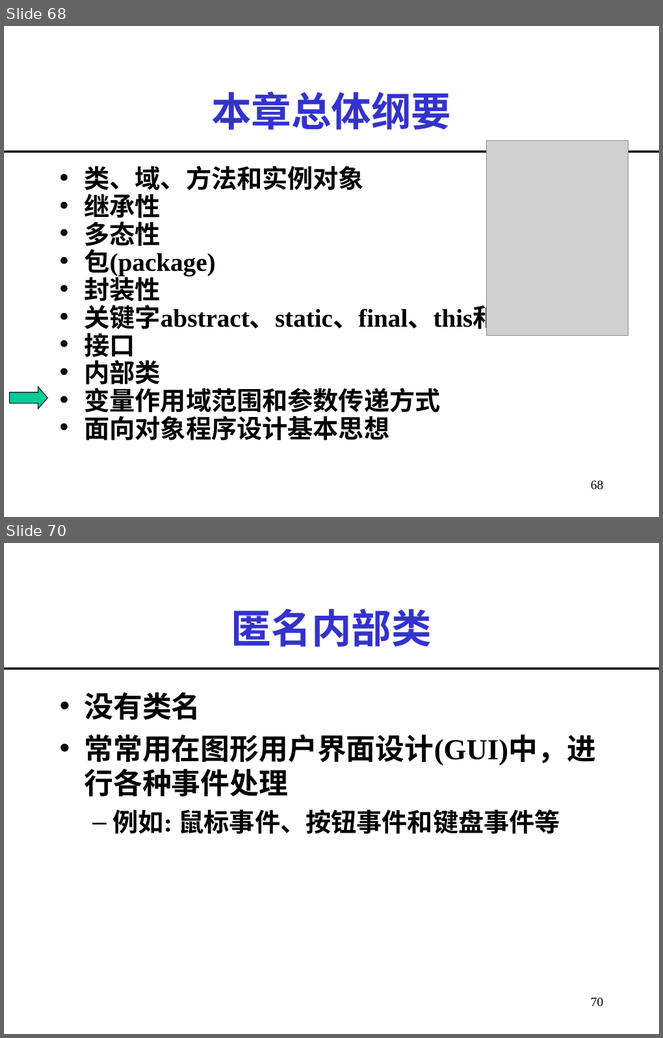
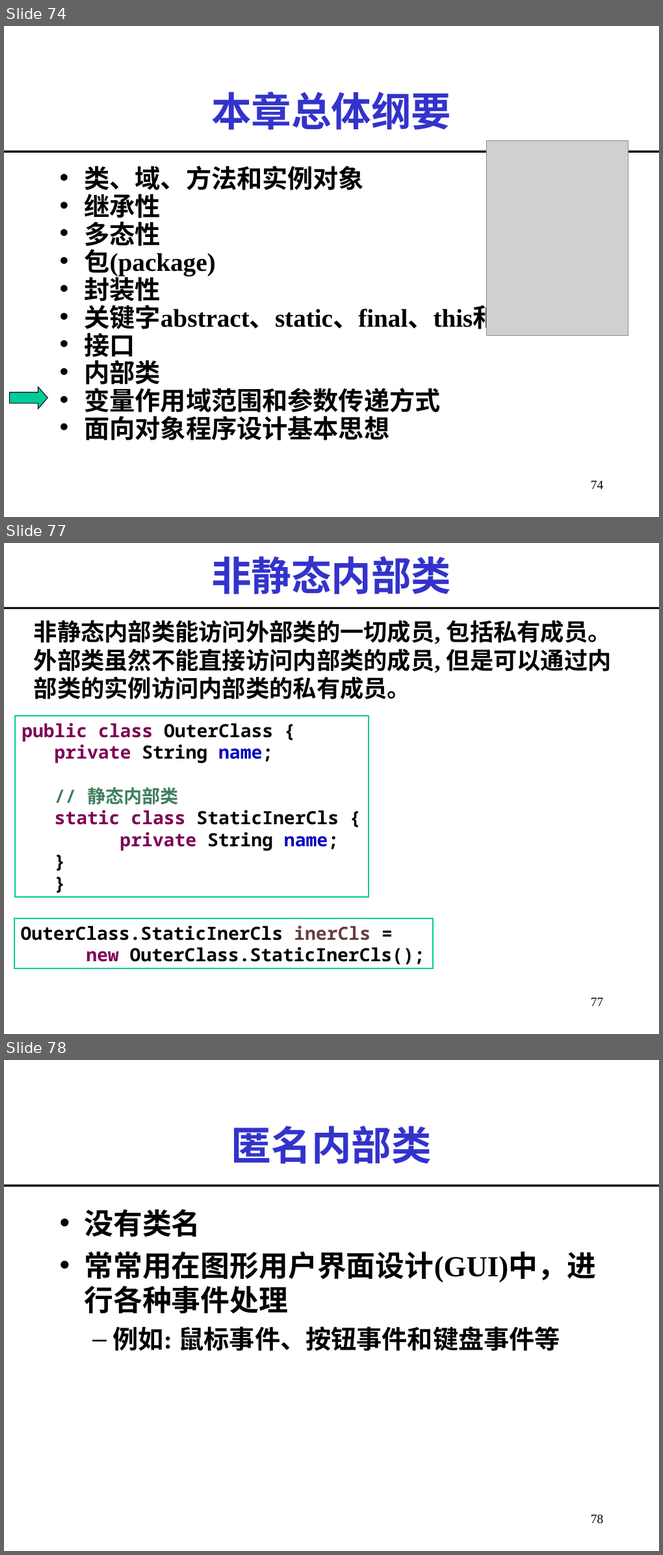
Before and after one commit to imwyw/Java, a slide deck: PPT/javaCh03_面向对象程序设计.ppt. Shown one above the other, each under a label of ours: slides 68 and 70 before the commit, slides 74, 77 and 78 after it; the slides between them are not shown. The pictures are 663x1038 and 663x1555 pixels, drawn with LibreOffice and Linux fonts; fonts in the diff are those of the drawing; grey boxes stand for pictures. Boxes give left, top, right and bottom in pixels: in the first picture for what was removed or moved away, otherwise in the second. Text is boxed around its words. In the diff, an @@ line names an element or a change of style, - is before the commit and + after.

Commit message:
内部类内容

```diff
--- a/PPT/javaCh03_面向对象程序设计.ppt
+++ b/PPT/javaCh03_面向对象程序设计.ppt
@@ slide 77 added at [4,543,659,1034], background #FFFFFF @@
@@ title added at [211,556,452,594], 44 pt, text #3333CC, bold @@
+非静态内部类
@@ line added from (4, 608) to (659, 608), #000000 2.24 pt @@
@@ text added at [34,620,612,700], 25.9 pt, text #000000, bold @@
+非静态内部类能访问外部类的一切成员, 包括私有成员。外部类虽然不能直接访问内部类的成员, 但是可以通过内部类的实例访问内部类的私有成员。
@@ rectangle added at [15,716,368,897], outline #00CC99 1.5 pt, 20 pt, text #000000, bold @@
+public class OuterClass {
+  private String name;
+  // 静态内部类
+  static class StaticInerCls {
+  private String name;
+  }
+}
@@ rectangle added at [14,919,432,969], outline #00CC99 1.5 pt, 20 pt, text #000000, bold @@
+OuterClass.StaticInerCls inerCls =
+new OuterClass.StaticInerCls();
@@ page number added at [591,998,604,1006], 14 pt, text #000000 @@
+77
@@ what was slide 68 is now slide 74 @@
@@ page number at [591,481,604,489]: text changed @@
-68
+74
@@ what was slide 70 is now slide 78 @@
@@ page number at [591,1515,604,1524]: text changed @@
-70
+78
```
Also in this commit, not shown: 6 slides changed, 8 other slides added, 1 slide removed.
